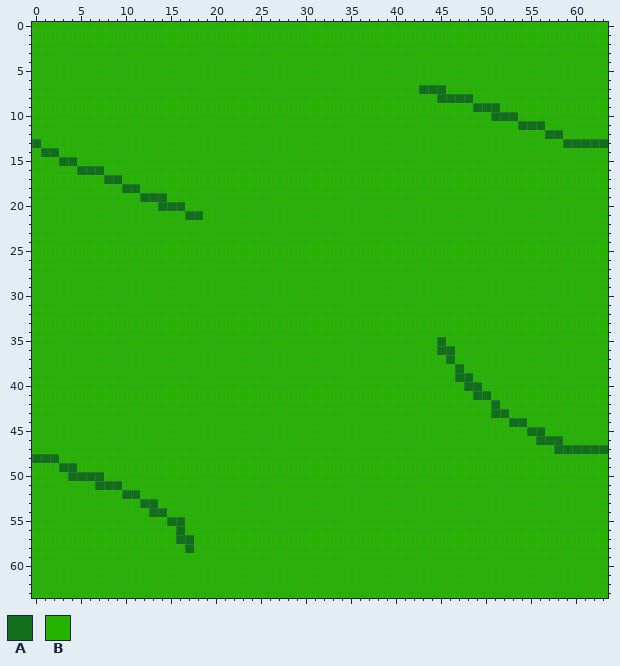
File history of a pixel-art sprite, images/Grass2.png. Above: the version before the commit.
The file is 64x64 pixels. Colours within 5 levels of each other are drawn and written as one.
Palette (. is transparent): A #116f1c  B #25b300
New version:
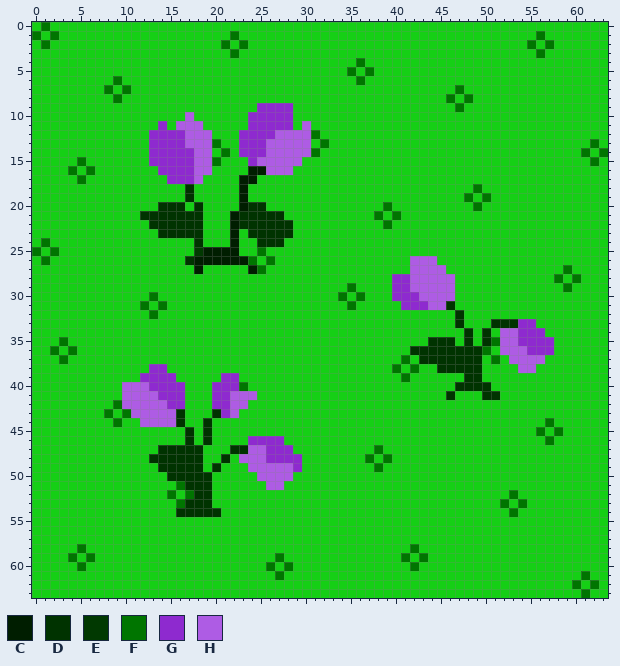
Colours new in this view: C #001e00  D #003300  E #013901  F #007500  G #8e2acf  H #ae5ce4
Change:
colour B: #25b300 -> #15cf15
Changed rows in their new state; - is a pixel that keeps its letter.
first column x 0:
 0 -F--------------------------------------------------------------
 1 F-F-------------------F---------------------------------F-------
 2 -F-------------------F-F-------------------------------F-F------
 3 ----------------------F---------------------------------F-------
 4 ------------------------------------F---------------------------
 5 -----------------------------------F-F--------------------------
 6 ---------F--------------------------F---------------------------
 7 --------F-F--------------------------------BBB-F----------------
 8 ---------F-----------------------------------BFBF---------------
 9 -------------------------GGGG------------------F-BBB------------
10 -----------------H------GGGGG----------------------BBB----------
11 --------------G-HHH-----GGGGG-H-----------------------BBB-------
12 -------------GGGGHHH---GGGGHHHHF-------------------------BB-----
13 B------------GGGGHHHF--GGGHHHHH-F--------------------------BBBFB
14 -BB----------GGGGGHH-F-GGGHHHHHF-----------------------------F-F
15 ---BBF-------GGGGGHHF---GHHHHH--------------------------------F-
16 ----FBFB------GGGGHH----CCHHH-----------------------------------
17 -----F--BB-----GGGH----CC---------------------------------------
18 ----------BB-----D-----C-------------------------F--------------
19 ------------BBB--D-----C------------------------F-F-------------
20 --------------DDD-D----CDD-------------F---------F--------------
21 ------------DDDDDDD---CDDDDD----------F-F-----------------------
22 -------------DDDDDD---CDDDDDD----------F------------------------
23 --------------DDDDD---C-DDDDD-----------------------------------
24 -F----------------D---C--DDD------------------------------------
25 F-F---------------ECCCC--F--------------------------------------
26 -F---------------DCCCCCCF-F---------------HHH-------------------
27 ------------------C-----CF----------------HHHH-------------F----
28 ----------------------------------------GGHHHHH-----------F-F---
29 -----------------------------------F----GGHHHHH------------F----
30 -------------F--------------------F-F---GGGHHHH-----------------
31 ------------F-F--------------------F-----GGGHHD-----------------
32 -------------F---------------------------------D----------------
33 -----------------------------------------------D---DDDGG--------
34 ------------------------------------------------D-D-HHGGG-------
35 ---F----------------------------------------DDD-D-DFHHGGGG------
36 --F-F-------------------------------------DDDDDDDDF-HHHGGG------
37 ---F-------------------------------------F-DDDDDDD-F-HHHH-------
38 -------------GG-------------------------F-F--DDDDD----HH--------
39 ------------GGGG-----GG------------------F-----BDD--------------
40 ----------HHHGGGG---GGGF-----------------------DDDD-------------
41 ----------HHHHGGG---GGHHH---------------------D--BDD------------
42 ---------FHHHHHGG---GGHH---------------------------B------------
43 --------F-FHHHHHD---DGH----------------------------BB-----------
44 ---------F--HHHHD--D---------------------------------BB--F------
45 -----------------D-D-----------------------------------BF-F-----
46 -----------------D-D----GGGG----------------------------BFB-----
47 --------------DDDDD---DDHHGGG---------F-------------------BBBBBB
48 BBB----------DDDDDD--D-HHHGGGG-------F-F------------------------
49 ---BB---------DDDDD-D---HHHHHG--------F-------------------------
50 ----BBBB-------DDDDD-----HHHH-----------------------------------
51 -------BBB------FDDD------HH------------------------------------
52 ----------BB---F-FDD---------------------------------F----------
53 ------------BB--FDDD--------------------------------F-F---------
54 -------------BB-DDDDD--------------------------------F----------
55 ---------------BB-----------------------------------------------
56 ----------------B-----------------------------------------------
57 ----------------BB----------------------------------------------
58 -----F-----------B------------------------F---------------------
59 ----F-F--------------------F-------------F-F--------------------
60 -----F--------------------F-F-------------F---------------------
61 ---------------------------F---------------------------------F--
62 ------------------------------------------------------------F-F-
63 -------------------------------------------------------------F--
Changed places in both pictures, as pixel boxes (x1, y1, x2, y2):
changed: (32, 22, 608, 598)
